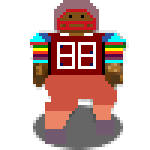
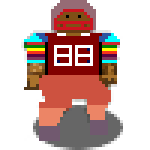
Comparing the layer stacks of the two 150 x 150 images. Changes:
painted on "A_Stand_Player.png" over [left=21, top=0, right=129, bottom=144]
